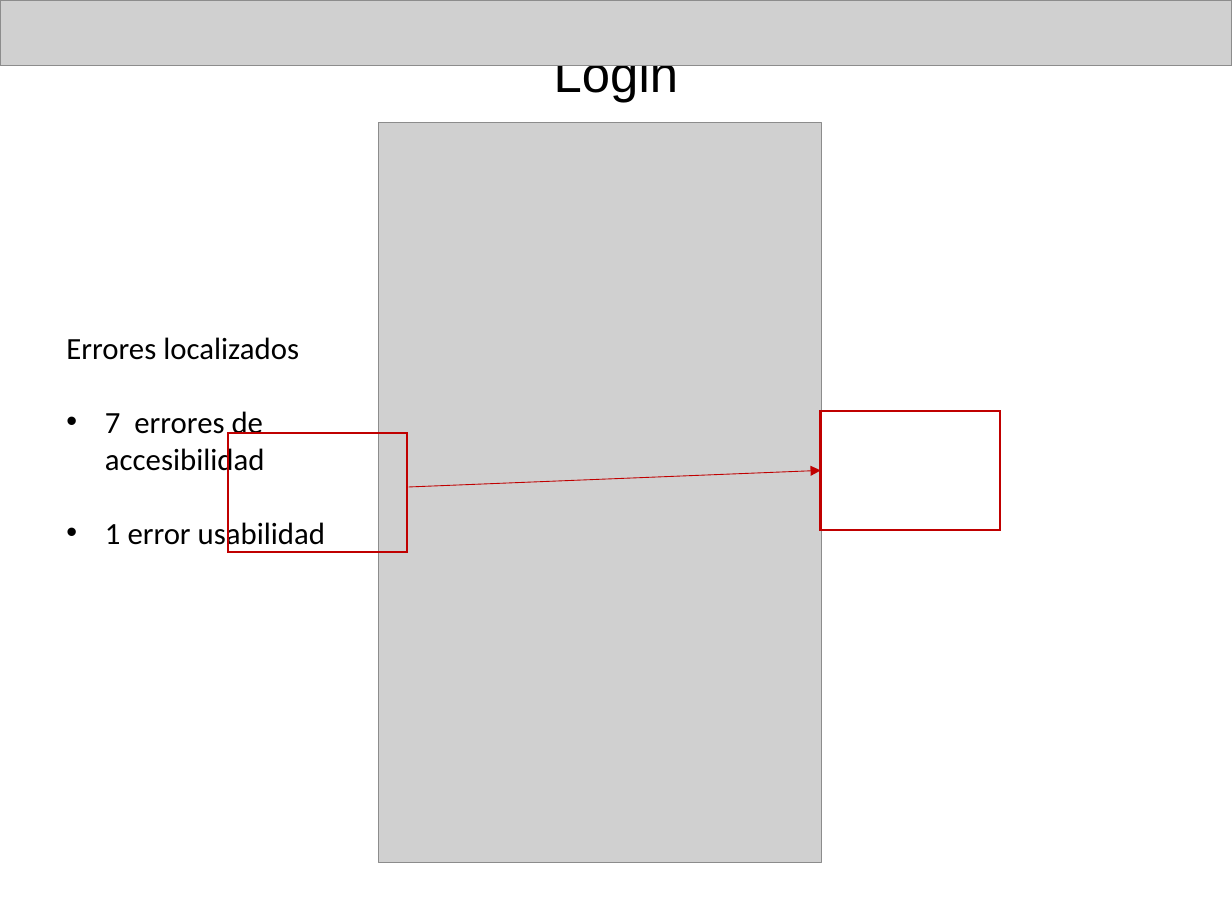
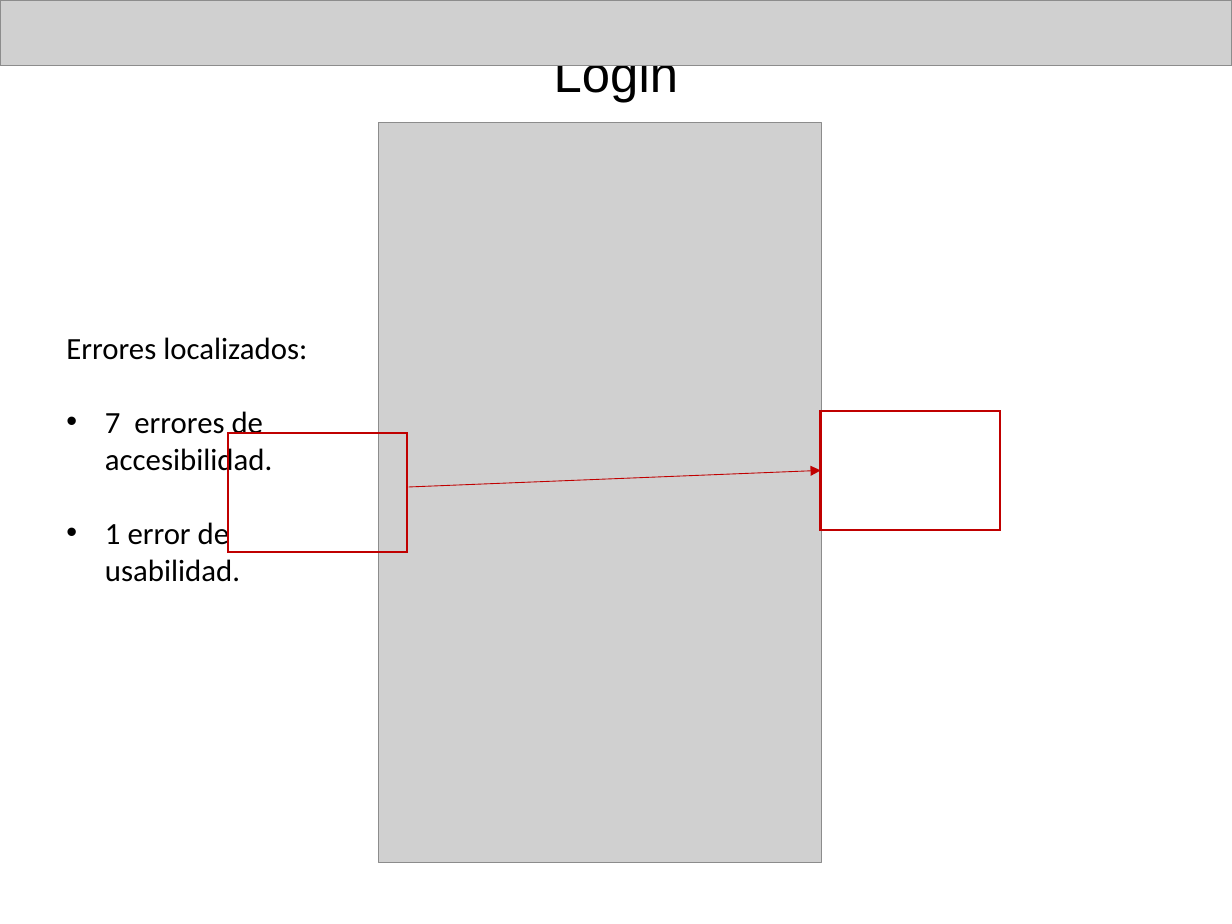
Before and after one commit to dguarch/Mindty, a slide deck: slide 8 of doc/Presentación1.pptx. Drawn at 1232x924 pixels with LibreOffice and Linux fonts; fonts in the diff are those of the drawing; grey boxes stand for pictures; background and template pictures are left out. Boxes give left, top, right and bottom in pixels: in the first picture for what was removed or moved away, otherwise in the second. Text is boxed around its words. In the diff, an @@ line names an element or a change of style, - is before the commit and + after.

```diff
--- a/doc/Presentación1.pptx
+++ b/doc/Presentación1.pptx
@@ text at <box>66,337,307,582</box>: text changed @@
-Errores localizados
-• 7 errores de accesibilidad
-• 1 error usabilidad
+Errores localizados:
+• 7 errores de accesibilidad.
+• 1 error de usabilidad.
```
Also in this commit, not shown: 4 other slides changed.
